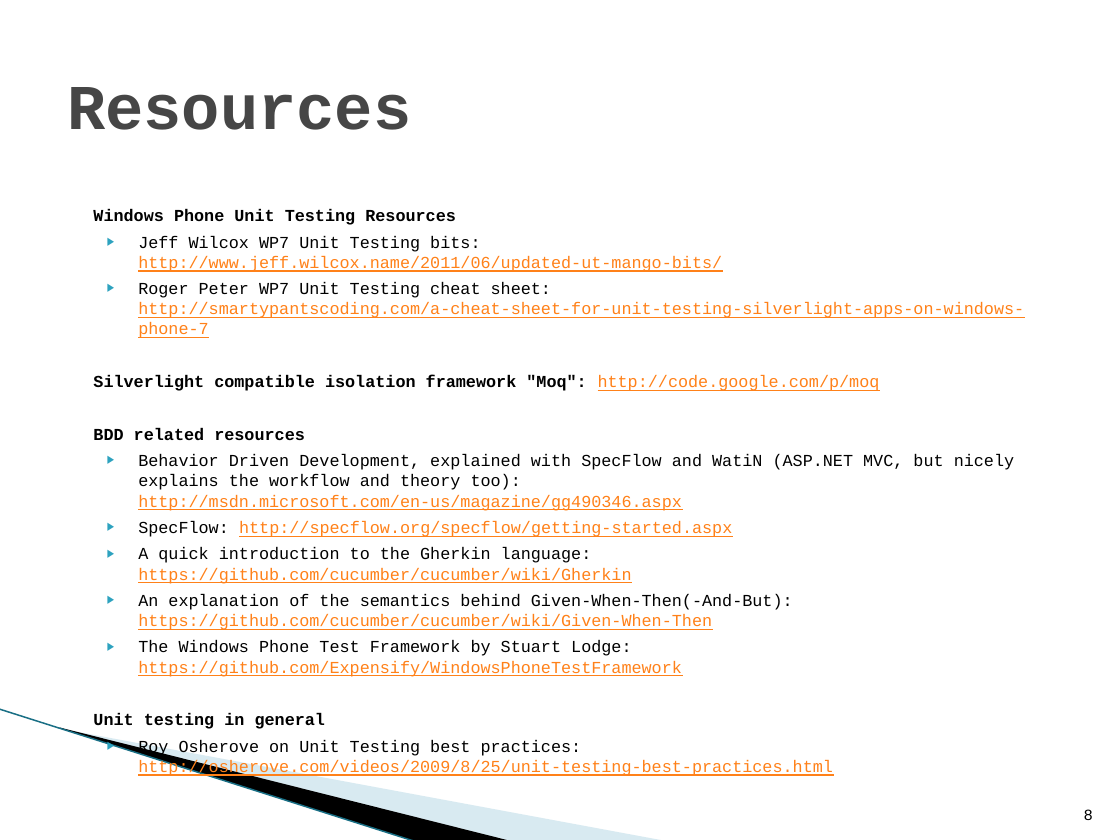
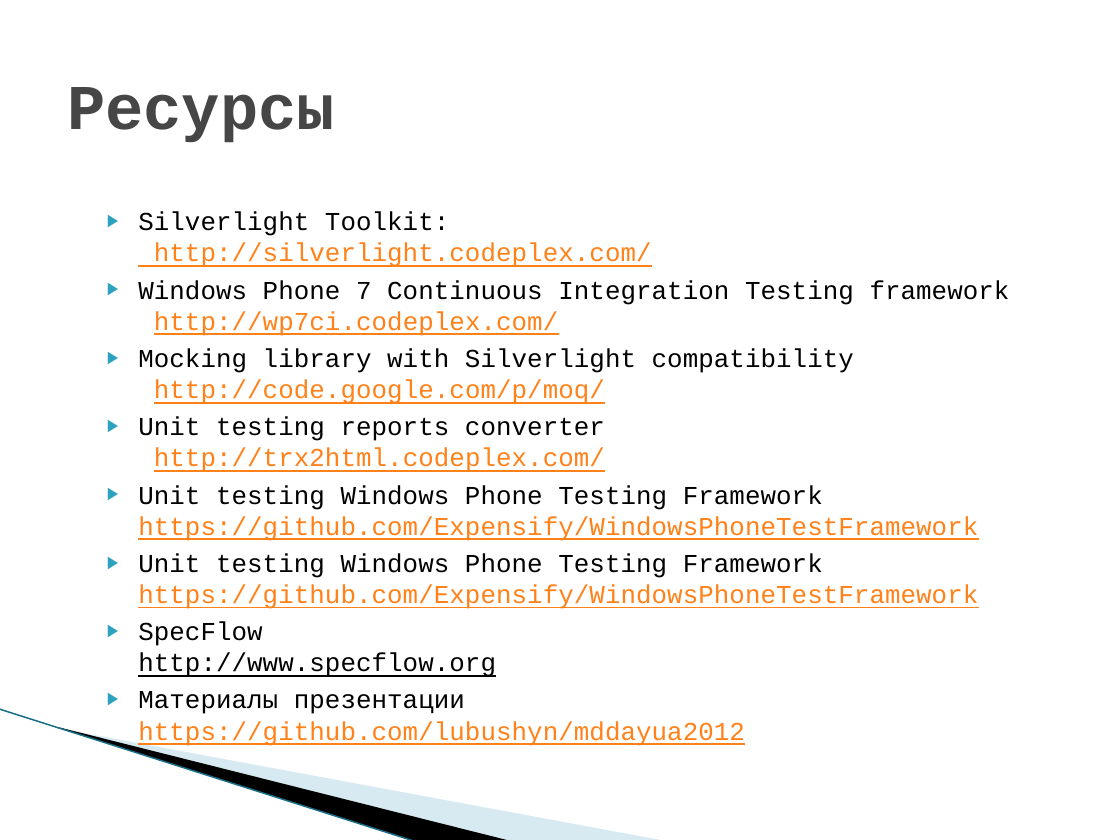
Before and after one commit to lubushyn/mddayua2012, a slide deck: slide 8 of Presentation/WP7_UnitTesting_Tips_And_Tricks.pptx. Drawn at 1120x840 pixels with LibreOffice and Linux fonts; fonts in the diff are those of the drawing; background and template pictures are left out. Boxes give left, top, right and bottom in pixels: in the first picture for what was removed or moved away, otherwise in the second. Text is boxed around its words. In the diff, an @@ line names an element or a change of style, - is before the commit and + after.

```diff
--- a/Presentation/WP7_UnitTesting_Tips_And_Tricks.pptx
+++ b/Presentation/WP7_UnitTesting_Tips_And_Tricks.pptx
@@ title at bbox=[67, 87, 335, 143]: text changed @@
-Resources
+Ресурсы
@@ text at bbox=[138, 211, 1010, 748]: text changed; size 10.8 to 16.6 pt; text colour #FF8119 to #000000 @@
-Windows Phone Unit Testing Resources
-▶ Jeff Wilcox WP7 Unit Testing bits:
-  http://www.jeff.wilcox.name/2011/06/updated-ut-mango-bits/
-▶ Roger Peter WP7 Unit Testing cheat sheet:
-  http://smartypantscoding.com/a-cheat-sheet-for-unit-testing-silverlight-apps-on-windows-phone-7
-Silverlight compatible isolation framework "Moq": http://code.google.com/p/moq
-BDD related resources
-▶ Behavior Driven Development, explained with SpecFlow and WatiN (ASP.NET MVC, but nicely explains the workflow and theory too):
-  http://msdn.microsoft.com/en-us/magazine/gg490346.aspx
-▶ SpecFlow: http://specflow.org/specflow/getting-started.aspx
-▶ A quick introduction to the Gherkin language:
-  https://github.com/cucumber/cucumber/wiki/Gherkin
-▶ An explanation of the semantics behind Given-When-Then(-And-But): https://github.com/cucumber/cucumber/wiki/Given-When-Then
-▶ The Windows Phone Test Framework by Stuart Lodge: https://github.com/Expensify/WindowsPhoneTestFramework
-Unit testing in general
-▶ Roy Osherove on Unit Testing best practices:
-  http://osherove.com/videos/2009/8/25/unit-testing-best-practices.html
+▶ Silverlight Toolkit:
+  http://silverlight.codeplex.com/
+▶ Windows Phone 7 Continuous Integration Testing framework
+  http://wp7ci.codeplex.com/
+▶ Mocking library with Silverlight compatibility
+  http://code.google.com/p/moq/
+▶ Unit testing reports converter
+  http://trx2html.codeplex.com/
+▶ Unit testing Windows Phone Testing Framework
+  https://github.com/Expensify/WindowsPhoneTestFramework
+▶ Unit testing Windows Phone Testing Framework
+  https://github.com/Expensify/WindowsPhoneTestFramework
+▶ SpecFlow
+  http://www.specflow.org
+▶ Материалы презентации
+  https://github.com/lubushyn/mddayua2012
@@ page number removed at bbox=[1084, 809, 1093, 820] @@
-8
```
Also in this commit, not shown: 6 other slides changed, 2 slides added, 2 slides removed.
